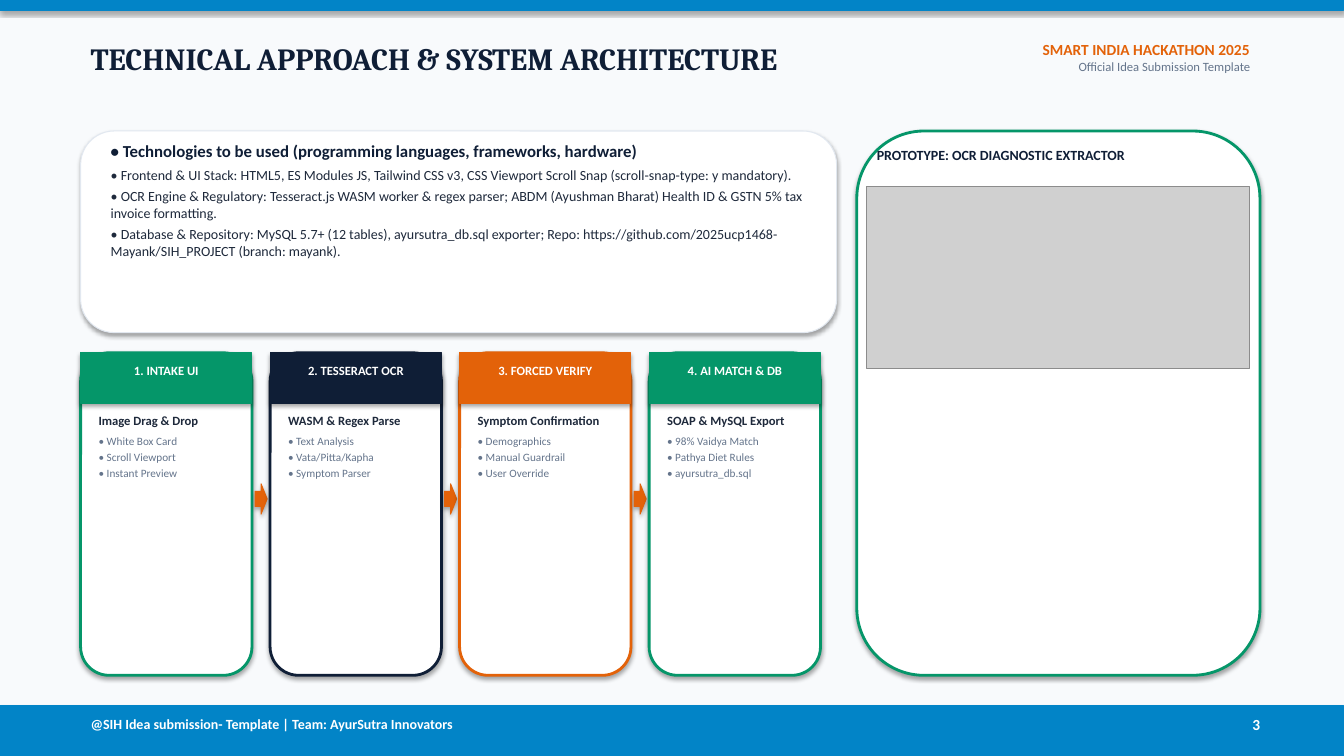
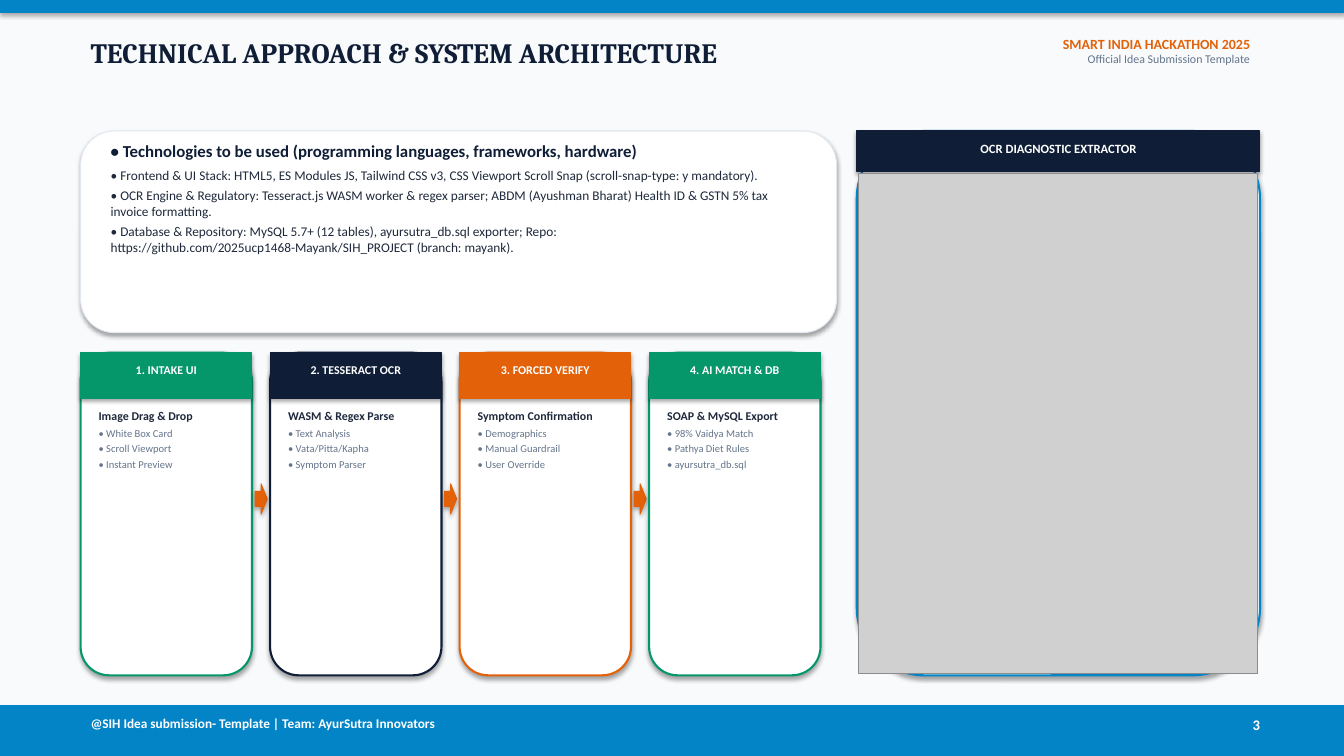
Before and after one commit to 2025ucp1468-Mayank/SIH_PROJECT, a slide deck: slide 3 of SIH_ppt.pptx. Drawn at 1344x756 pixels with LibreOffice and Linux fonts; fonts in the diff are those of the drawing; grey boxes stand for pictures. Boxes give left, top, right and bottom in pixels: in the first picture for what was removed or moved away, otherwise in the second. Text is boxed around its words. In the diff, an @@ line names an element or a change of style, - is before the commit and + after.

Commit message:
Fix UI mockup alignment and image framing with cropped high-res prototype screenshots in SIH_ppt.pptx

```diff
--- a/SIH_ppt.pptx
+++ b/SIH_ppt.pptx
@@ text "TECHNICAL APPROACH & SYSTEM ARCHITECTURE" at (91, 44, 717, 64): size 22 to 20 pt @@
@@ text "SMART INDIA HACKATHON 2025" at (1063, 40, 1250, 65): size 11 to 10 pt in "SMART INDIA HACKATHON 2025"; size 9 to 8.5 pt in "Official Idea Submission Template" @@
@@ rounded rectangle at (857, 131, 1260, 676): outline #059669 2 pt to #0284C7 1.5 pt @@
@@ rectangle added at (857, 131, 1260, 171), fill #0F1E36, outline #0F1E36 0.75 pt @@
@@ text at (980, 144, 1136, 153): text changed; size 10 to 9 pt; text colour #0F1E36 to #FFFFFF @@
-PROTOTYPE: OCR DIAGNOSTIC EXTRACTOR
+OCR DIAGNOSTIC EXTRACTOR
@@ text at (111, 170, 768, 255): size 10 to 9.5 pt in "• Frontend & UI Stack: HTML5, ES ...", "• OCR Engine & Regulatory: Tesseract.js WASM ...", "• Database & Repository: MySQL 5.7+ (12 ..." @@
@@ picture added at (859, 173, 1258, 674) @@
@@ picture removed at (867, 187, 1250, 368) @@
@@ rectangle: place and size @@
-rectangle at (81, 353, 252, 403)
+rectangle at (81, 353, 252, 398)
@@ rounded rectangle at (81, 353, 252, 676): outline #059669 2 pt to #059669 1.5 pt @@
@@ rectangle: place and size @@
-rectangle at (270, 353, 442, 403)
+rectangle at (270, 353, 442, 398)
@@ rounded rectangle at (270, 353, 442, 676): outline #0F1E36 2 pt to #0F1E36 1.5 pt @@
@@ rectangle: place and size @@
-rectangle at (460, 353, 631, 403)
+rectangle at (460, 353, 631, 398)
@@ rounded rectangle at (460, 353, 631, 676): outline #E36209 2 pt to #E36209 1.5 pt @@
@@ size 9 to 8.5 pt in 4 elements at (136, 366, 197, 374), (311, 366, 401, 374), (501, 366, 589, 374), (690, 366, 779, 374) @@
@@ rectangle: place and size @@
-rectangle at (649, 353, 821, 403)
+rectangle at (649, 353, 821, 398)
@@ rounded rectangle at (649, 353, 821, 676): outline #059669 2 pt to #059669 1.5 pt @@
@@ text "Image Drag & Drop" at (99, 412, 192, 468): size 9 to 8.5 pt in "Image Drag & Drop"; size 8 to 7.5 pt in "• White Box Card", "• Scroll Viewport", "• Instant Preview"; less space between paragraphs @@
@@ text "WASM & Regex Parse" at (288, 412, 394, 470): size 9 to 8.5 pt in "WASM & Regex Parse"; size 8 to 7.5 pt in "• Text Analysis", "• Vata/Pitta/Kapha", "• Symptom Parser"; less space between paragraphs @@
@@ text "Symptom Confirmation" at (478, 411, 593, 468): size 9 to 8.5 pt in "Symptom Confirmation"; size 8 to 7.5 pt in "• Demographics", "• Manual Guardrail", "• User Override"; less space between paragraphs @@
@@ text "SOAP & MySQL Export" at (667, 412, 778, 470): size 9 to 8.5 pt in "SOAP & MySQL Export"; size 8 to 7.5 pt in "• 98% Vaidya Match", "• Pathya Diet Rules", "• ayursutra_db.sql"; less space between paragraphs @@
@@ text "@SIH Idea submission- Template | ..." at (91, 718, 435, 730): size 10 to 9.5 pt @@
```
Also in this commit, not shown: 5 other slides changed, 4 other files.
